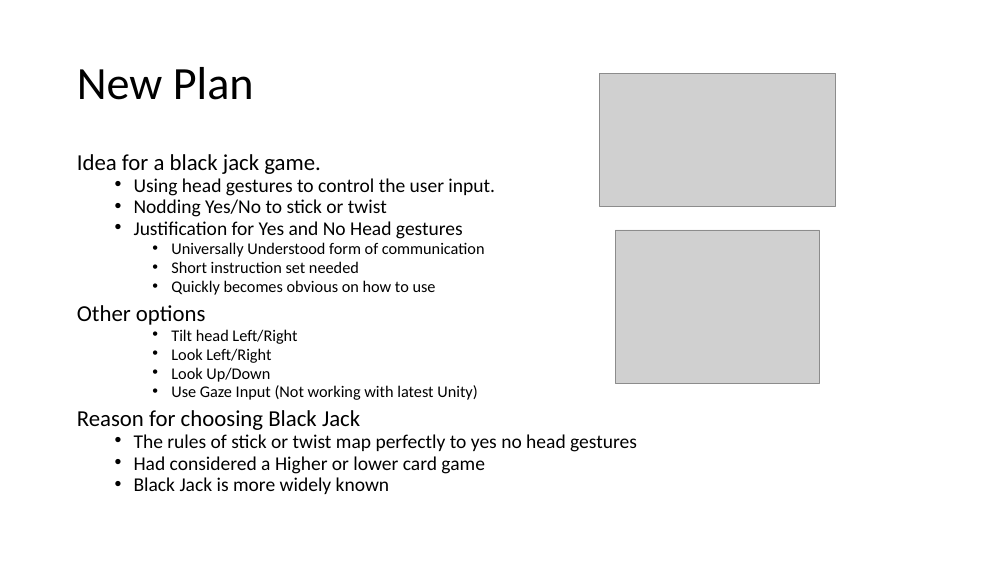
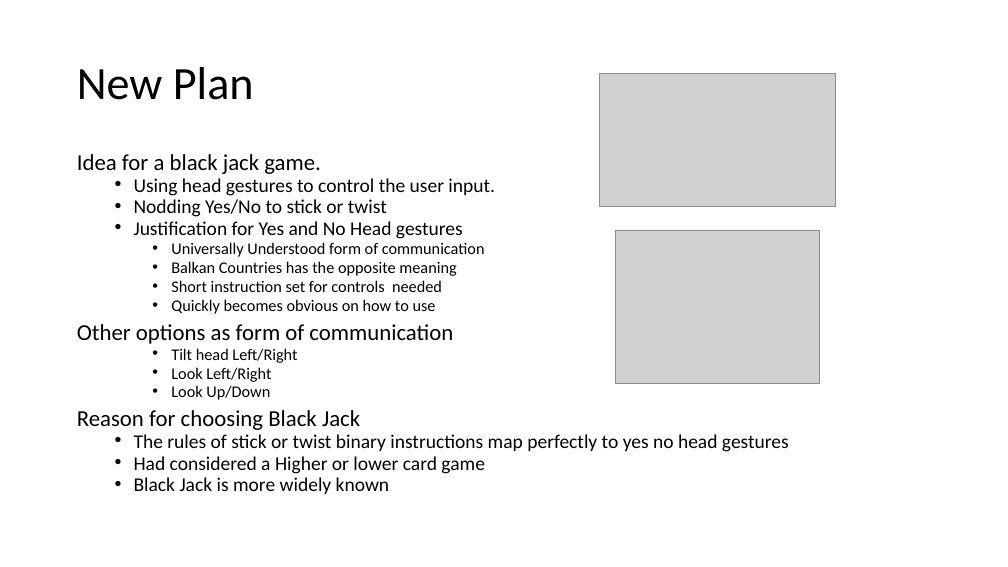
Before and after one commit to kevgleeson78/Gesture-Based-UI-Project, a slide deck: slide 3 of Presentation/New Microsoft PowerPoint Presentation.pptx. Drawn at 1008x567 pixels with LibreOffice and Linux fonts; fonts in the diff are those of the drawing; grey boxes stand for pictures. Boxes give left, top, right and bottom in pixels: in the first picture for what was removed or moved away, otherwise in the second. Text is boxed around its words. In the diff, an @@ line names an element or a change of style, - is before the commit and + after.

```diff
--- a/Presentation/New Microsoft PowerPoint Presentation.pptx
+++ b/Presentation/New Microsoft PowerPoint Presentation.pptx
@@ text at [171,261,456,292]: text changed @@
-    • Short instruction set needed
+    • Balkan Countries has the opposite meaning
+    • Short instruction set for controls needed
@@ text at [77,324,453,344]: text changed @@
-Other options
+Other options as form of communication
@@ text at [171,385,477,400]: paragraph removed @@
-    • Use Gaze Input (Not working with latest Unity)
@@ text at [134,434,789,452]: text changed @@
-  • The rules of stick or twist map perfectly to yes no head gestures
+  • The rules of stick or twist binary instructions map perfectly to yes no head gestures
```
Also in this commit, not shown: 4 other slides changed, 2 other files.
